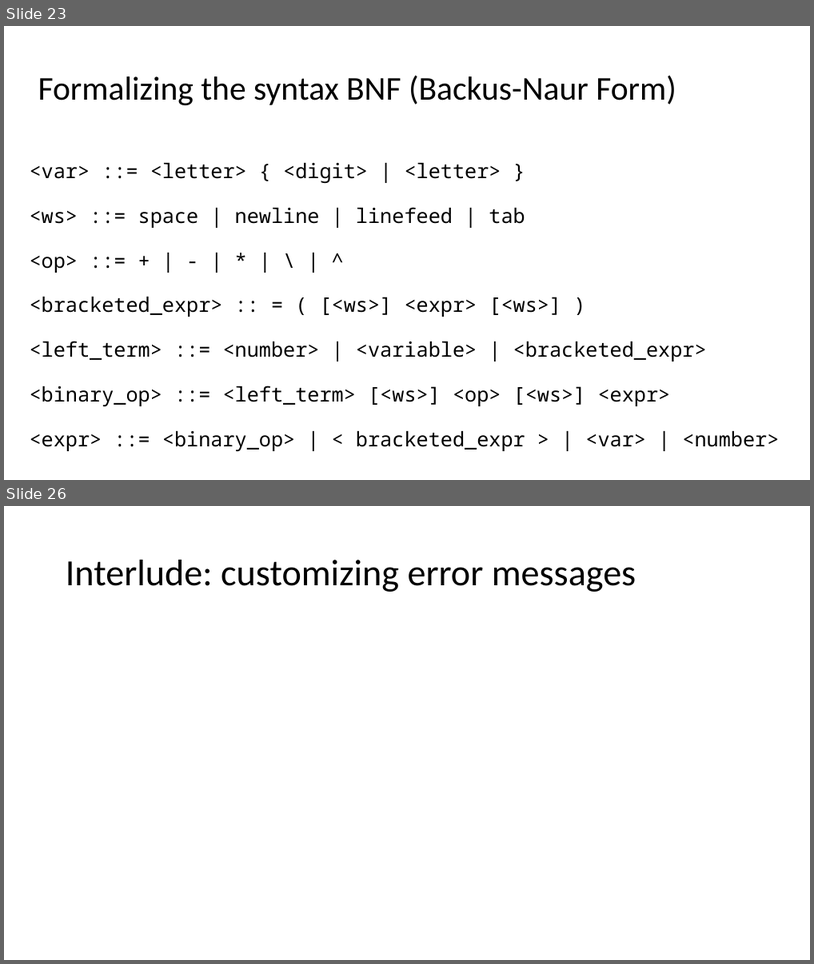
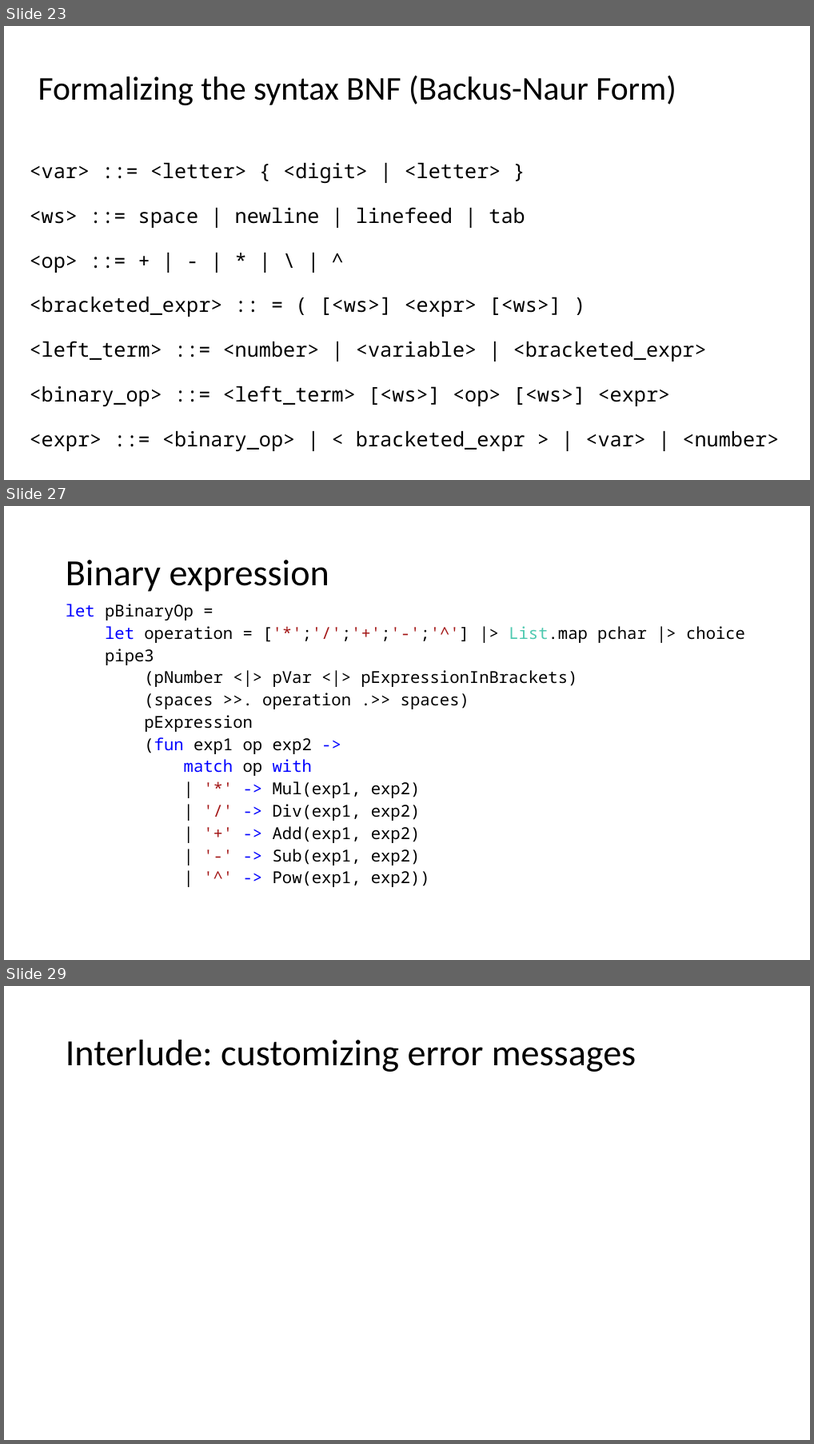
Before and after one commit to atiboros/PracticalFParsec, a slide deck: Slides/Practical FParsec V2.pptx. Shown one above the other, each under a label of ours: slides 23 and 26 before the commit, slides 23, 27 and 29 after it; the slides between them are not shown. The pictures are 814x964 and 814x1444 pixels, drawn with LibreOffice and Linux fonts; fonts in the diff are those of the drawing. Boxes give left, top, right and bottom in pixels: in the first picture for what was removed or moved away, otherwise in the second. Text is boxed around its words. In the diff, an @@ line names an element or a change of style, - is before the commit and + after.

Commit message:
Completed simple expression

```diff
--- a/Slides/Practical FParsec V2.pptx
+++ b/Slides/Practical FParsec V2.pptx
@@ slide 27 added at (4,506,810,960), background #FFFFFF @@
@@ title added at (66,560,330,592), 44 pt, text #000000 @@
+Binary expression
@@ text added at (66,604,746,887), 19.6 pt, text #000000 @@
+let pBinaryOp =
+let operation = ['*';'/';'+';'-';'^'] |> List.map pchar |> choice
+pipe3
+(pNumber <|> pVar <|> pExpressionInBrackets)
+(spaces >>. operation .>> spaces)
+pExpression
+(fun exp1 op exp2 ->
+match op with
+| '*' -> Mul(exp1, exp2)
+| '/' -> Div(exp1, exp2)
+| '+' -> Add(exp1, exp2)
+| '-' -> Sub(exp1, exp2)
+| '^' -> Pow(exp1, exp2))
@@ what was slide 26 is now slide 29 @@
```
Also in this commit, not shown: 1 slide changed, 4 other slides added, 2 slides removed, 2 other files.
